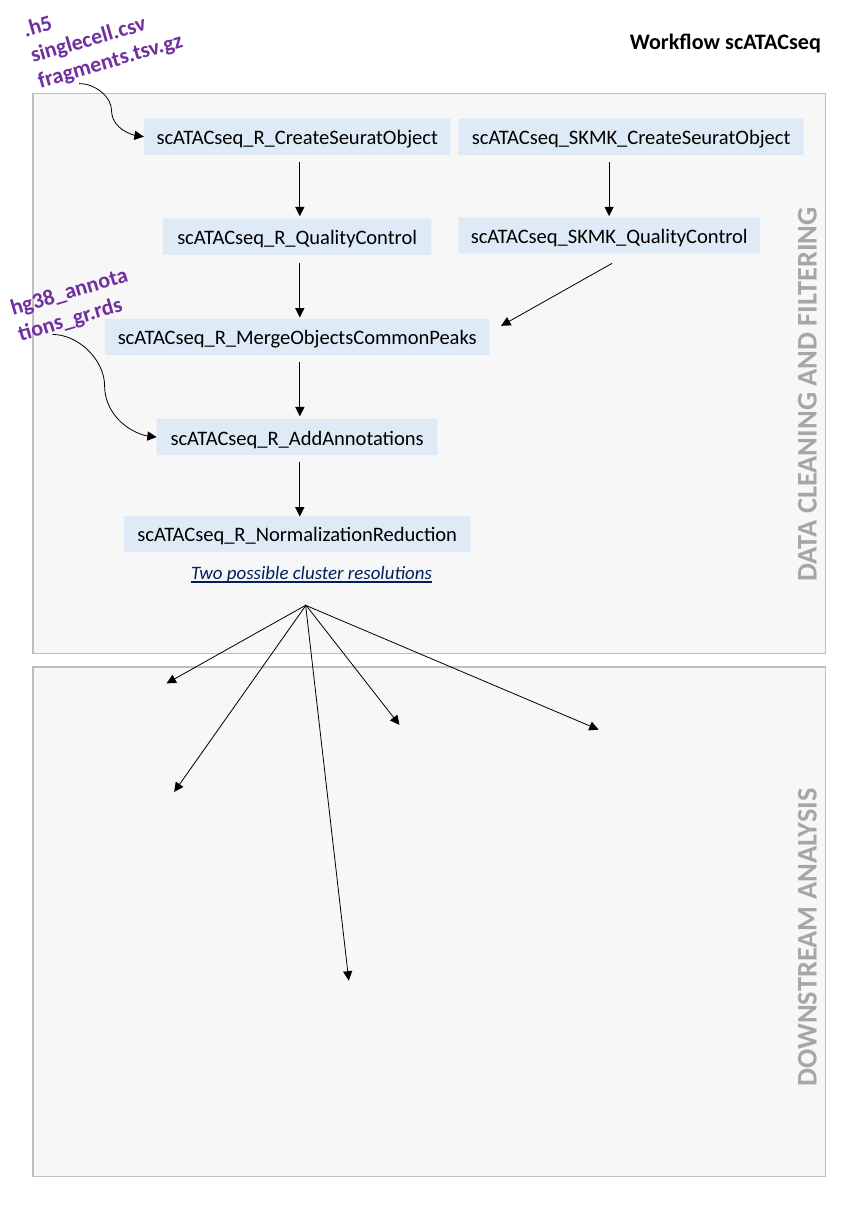
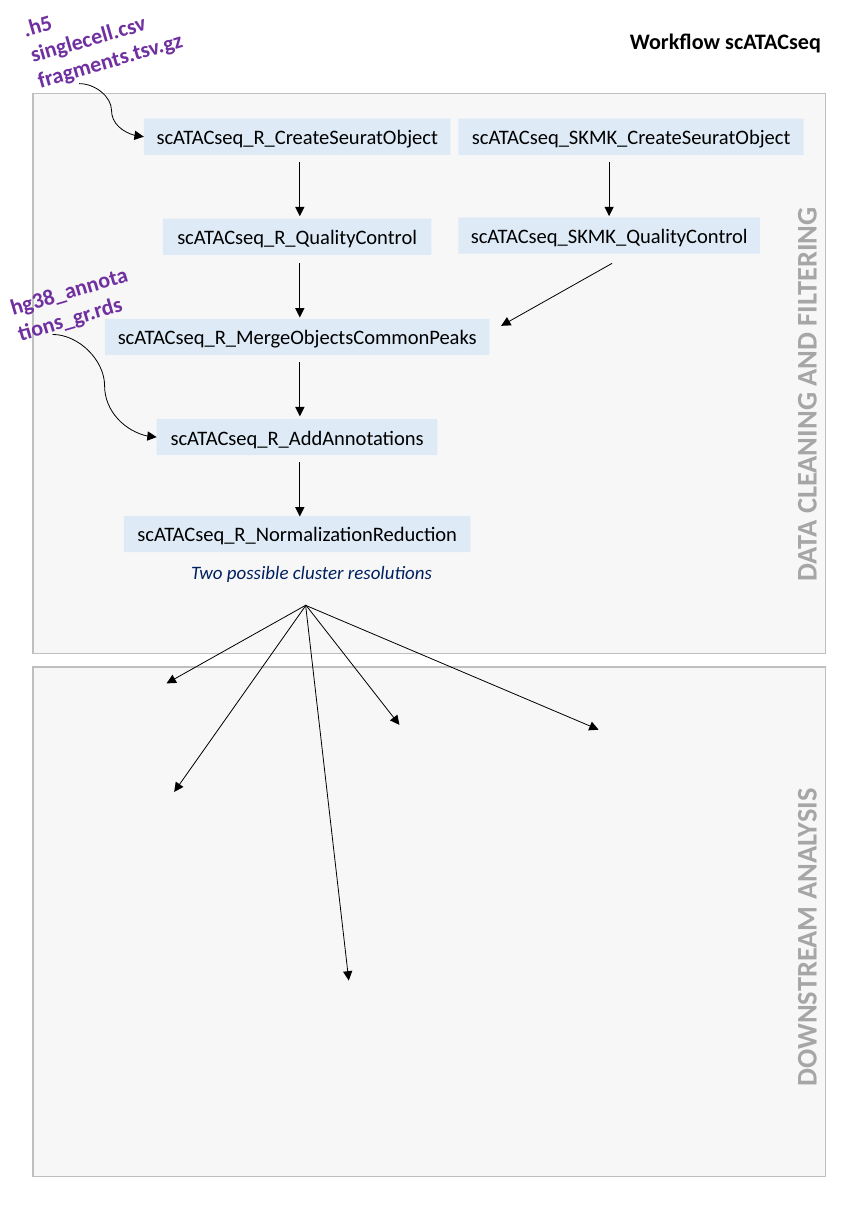
Before and after one commit to LaetitiaRacine/Git_Differentiation_Metabolism, a slide deck: slide 1 of README_workflow.pptx. Drawn at 853x1232 pixels with LibreOffice and Linux fonts; fonts in the diff are those of the drawing. Boxes give left, top, right and bottom in pixels: in the first picture for what was removed or moved away, otherwise in the second. Text is boxed around its words. In the diff, an @@ line names an element or a change of style, - is before the commit and + after.

```diff
--- a/README_workflow.pptx
+++ b/README_workflow.pptx
@@ text "Two possible cluster resolutions" at (191, 566, 432, 582): underline off @@
```
Also in this commit, not shown: 1 slide added, 3 other files.
